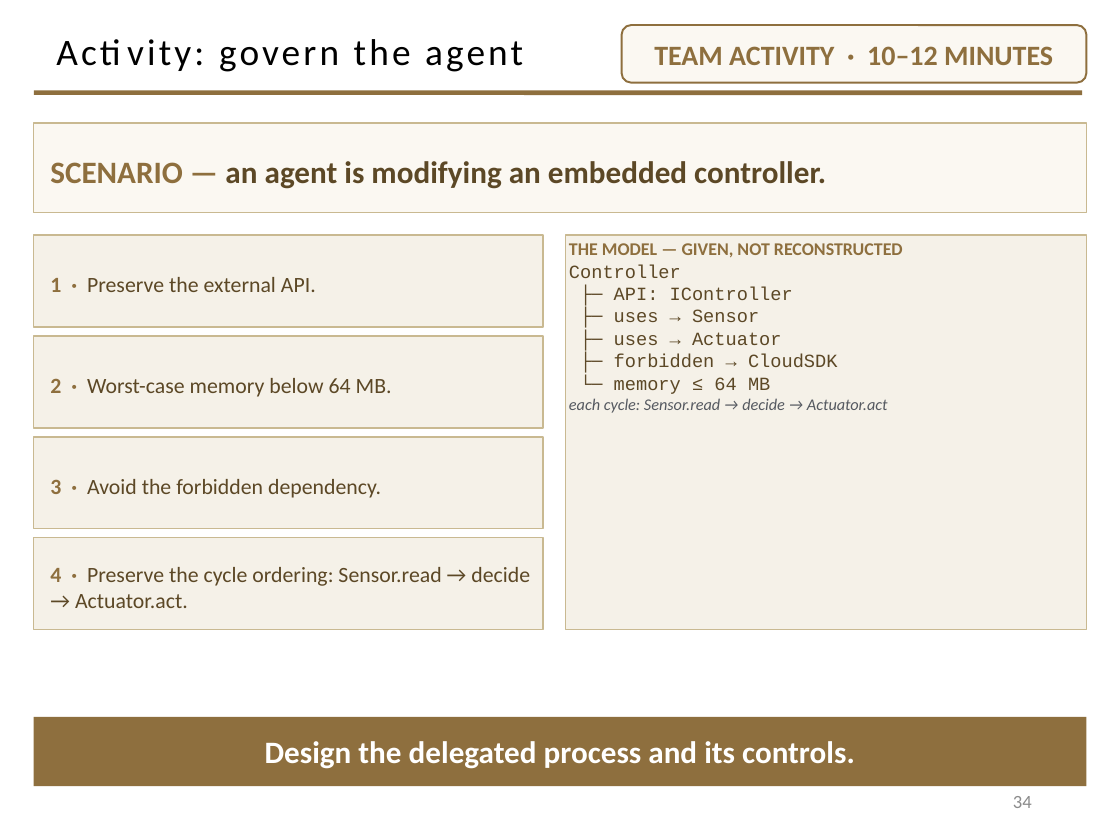
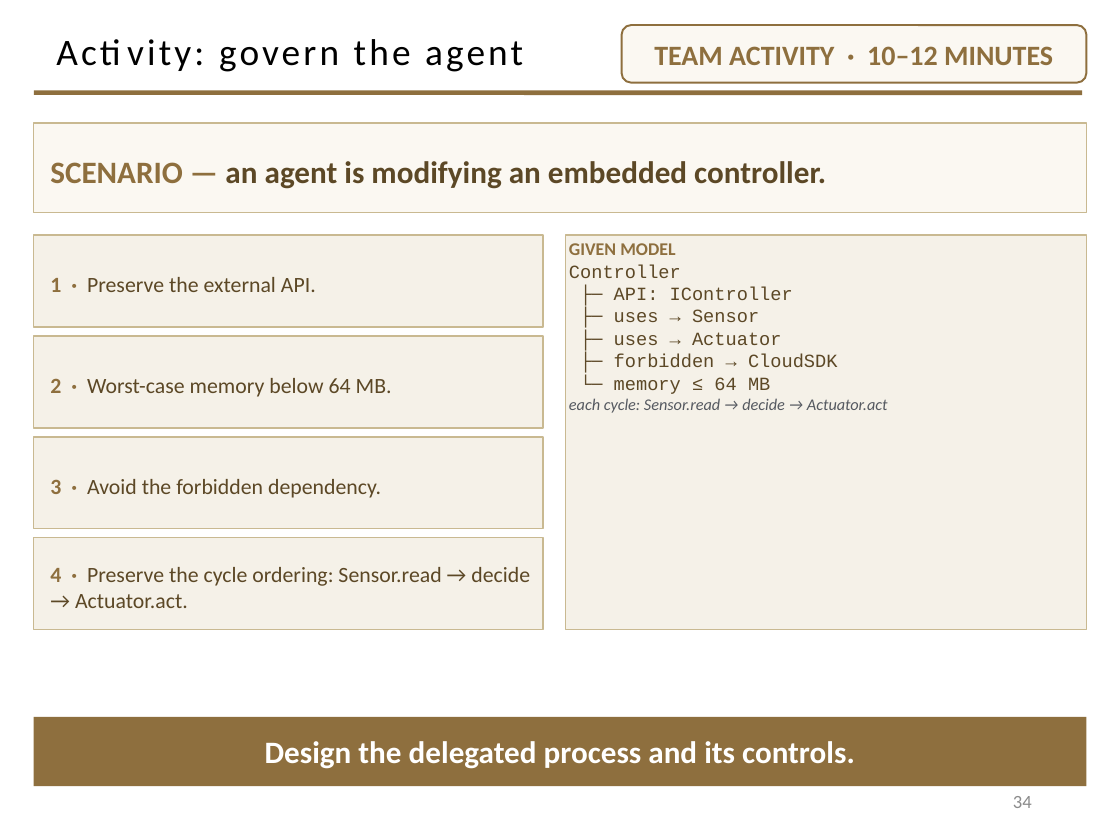
Before and after one commit to davisjam/model-based-agentic-software-engineering, a slide deck: slide 34 of course/lectures/act-2-delegation-and-control/03-alignment/2-3-Alignment.pptx. Drawn at 1120x840 pixels with LibreOffice and Linux fonts; fonts in the diff are those of the drawing; background and template pictures are left out. Boxes give left, top, right and bottom in pixels: in the first picture for what was removed or moved away, otherwise in the second. Text is boxed around its words. In the diff, an @@ line names an element or a change of style, - is before the commit and + after.

```diff
--- a/course/lectures/act-2-delegation-and-control/03-alignment/2-3-Alignment.pptx
+++ b/course/lectures/act-2-delegation-and-control/03-alignment/2-3-Alignment.pptx
@@ text in rectangle at [569, 243, 675, 255]: text changed @@
-THE MODEL — GIVEN, NOT RECONSTRUCTED
+GIVEN MODEL
```
Also in this commit, not shown: 10 other slides changed.
